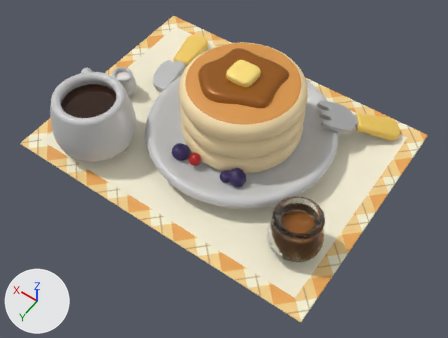
The glTF model pancake.glb as it was, and as the next commit left it.
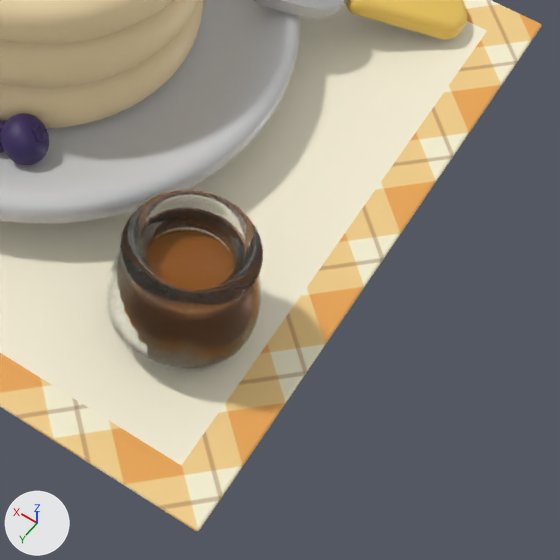
There are two pictures of each version: one whole from a camera (50 mm lens) standing at (-8.07, 11.02, 15.39) and looking at (-1.24, 1.45, 0.36), one close up on the part from 51% to 97% of the width and 37% to 99% of the height. The lights are fixed; the arrows at lower left show +X, +Y and +Z.
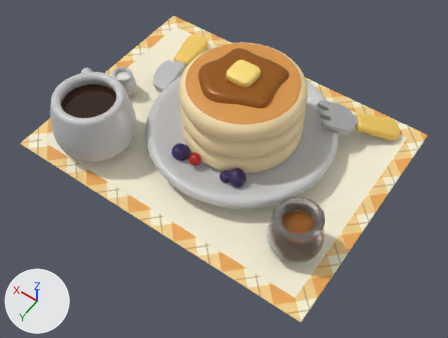
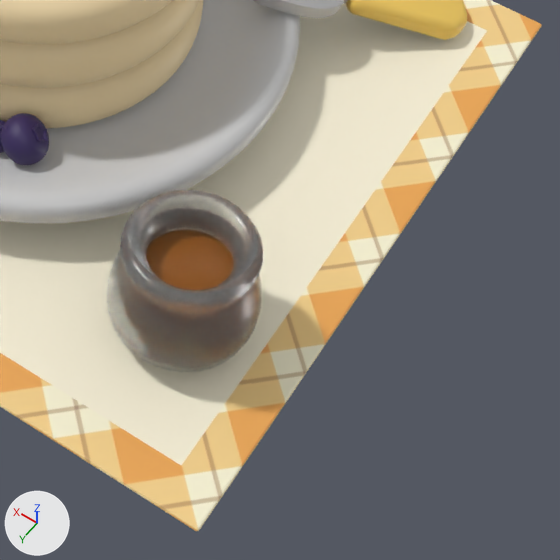
Where the newer file only moved an object's origin or applied its transform, the numbers keep the older frame.

Boxes (x1, y1, x2, y2) around the edits, measured in the close-ups (560 x 560 px):
'Circle.006', surface changed
    both: (107, 190, 263, 370)

The change, as a diff of the scene's bpy script:
```diff
--- a/pancake.glb.py
+++ b/pancake.glb.py
@@ mat_glass @@
 mat_glass.base_color = (0.8, 0.8, 0.8)  # white #e7e7e7
-mat_glass.roughness = 0.0
+mat_glass.roughness = 0.245
 mat_glass.alpha = 0.977
-mat_glass.transmission_weight = 1.0
+mat_glass.transmission_weight = 0.882
```
